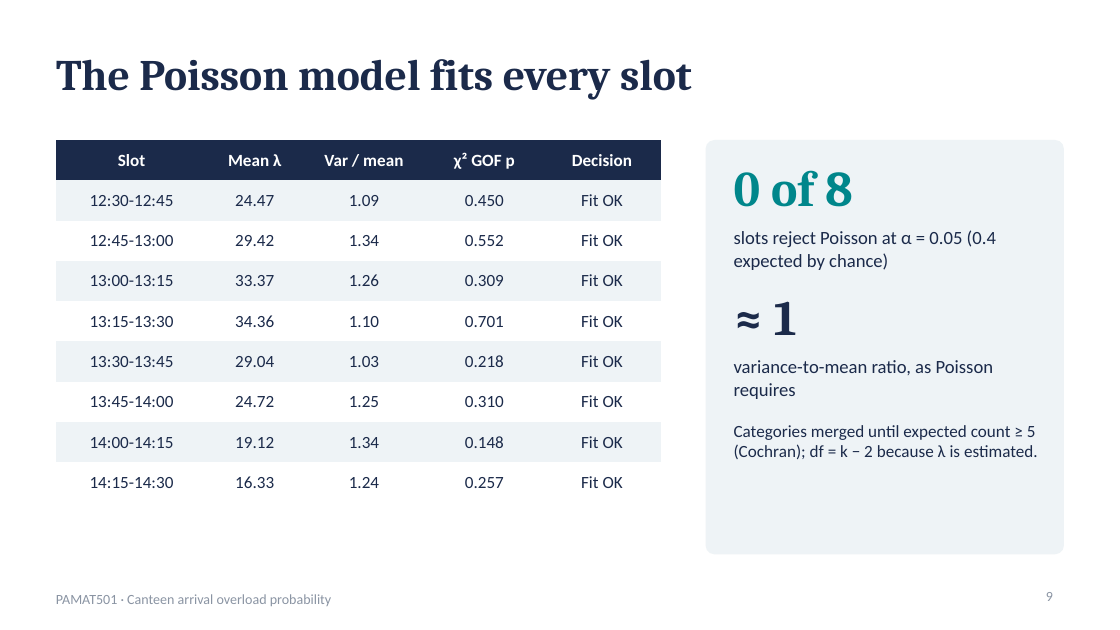
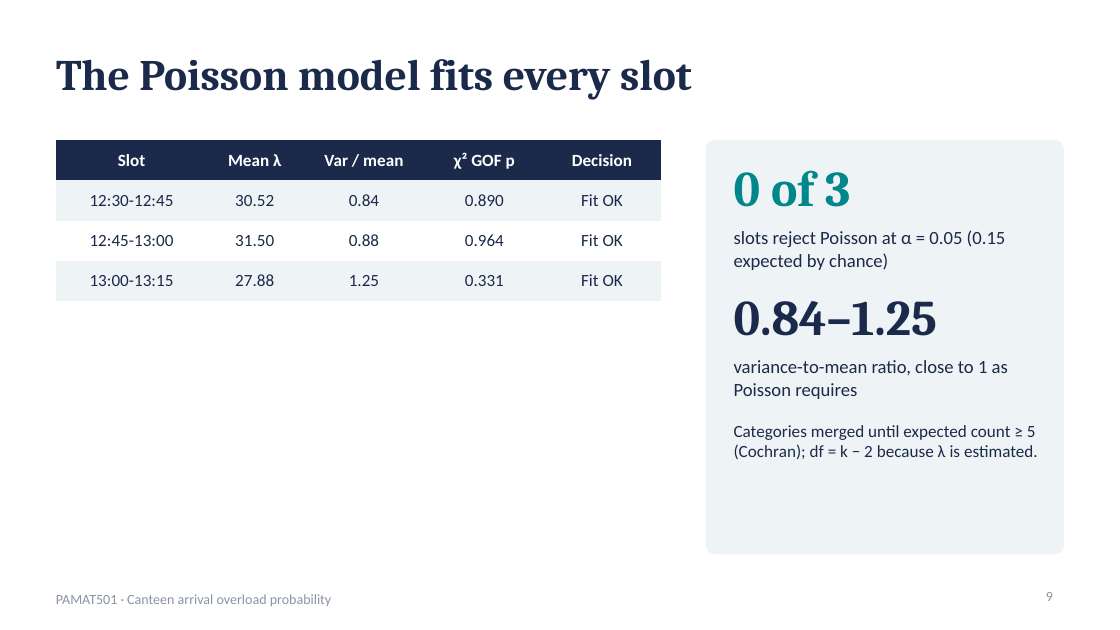
Before and after one commit to FarazAkhtarKhan/CanteenFlow, a slide deck: slide 9 of presentation/canteenflow_presentation.pptx. Drawn at 1120x630 pixels with LibreOffice and Linux fonts; fonts in the diff are those of the drawing. Boxes give left, top, right and bottom in pixels: in the first picture for what was removed or moved away, otherwise in the second. Text is boxed around its words. In the diff, an @@ line names an element or a change of style, - is before the commit and + after.

```diff
--- a/presentation/canteenflow_presentation.pptx
+++ b/presentation/canteenflow_presentation.pptx
@@ table at [56,140,661,290] @@
-row 2: 12:30-12:45 | 24.47 | 1.09 | 0.450 | Fit OK
-row 3: 12:45-13:00 | 29.42 | 1.34 | 0.552 | Fit OK
-row 4: 13:00-13:15 | 33.37 | 1.26 | 0.309 | Fit OK
-row 5: 13:15-13:30 | 34.36 | 1.10 | 0.701 | Fit OK
-row 6: 13:30-13:45 | 29.04 | 1.03 | 0.218 | Fit OK
-row 7: 13:45-14:00 | 24.72 | 1.25 | 0.310 | Fit OK
-row 8: 14:00-14:15 | 19.12 | 1.34 | 0.148 | Fit OK
-row 9: 14:15-14:30 | 16.33 | 1.24 | 0.257 | Fit OK
+row 2: 12:30-12:45 | 30.52 | 0.84 | 0.890 | Fit OK
+row 3: 12:45-13:00 | 31.50 | 0.88 | 0.964 | Fit OK
+row 4: 13:00-13:15 | 27.88 | 1.25 | 0.331 | Fit OK
@@ text at [734,170,850,207]: text changed @@
-0 of 8
+0 of 3
@@ text at [734,230,1006,270]: text changed @@
-slots reject Poisson at α = 0.05 (0.4 expected by chance)
+slots reject Poisson at α = 0.05 (0.15 expected by chance)
@@ text at [734,301,937,336]: text changed @@
-≈ 1
+0.84–1.25
@@ text at [734,360,1008,399]: text changed @@
-variance-to-mean ratio, as Poisson requires
+variance-to-mean ratio, close to 1 as Poisson requires
```
Also in this commit, not shown: 14 other slides changed, 28 other files.
